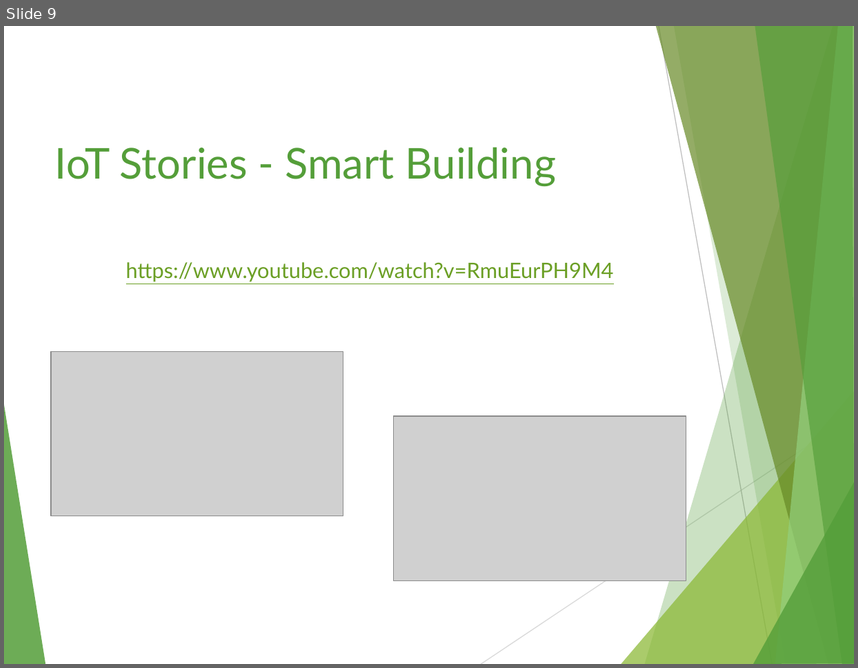
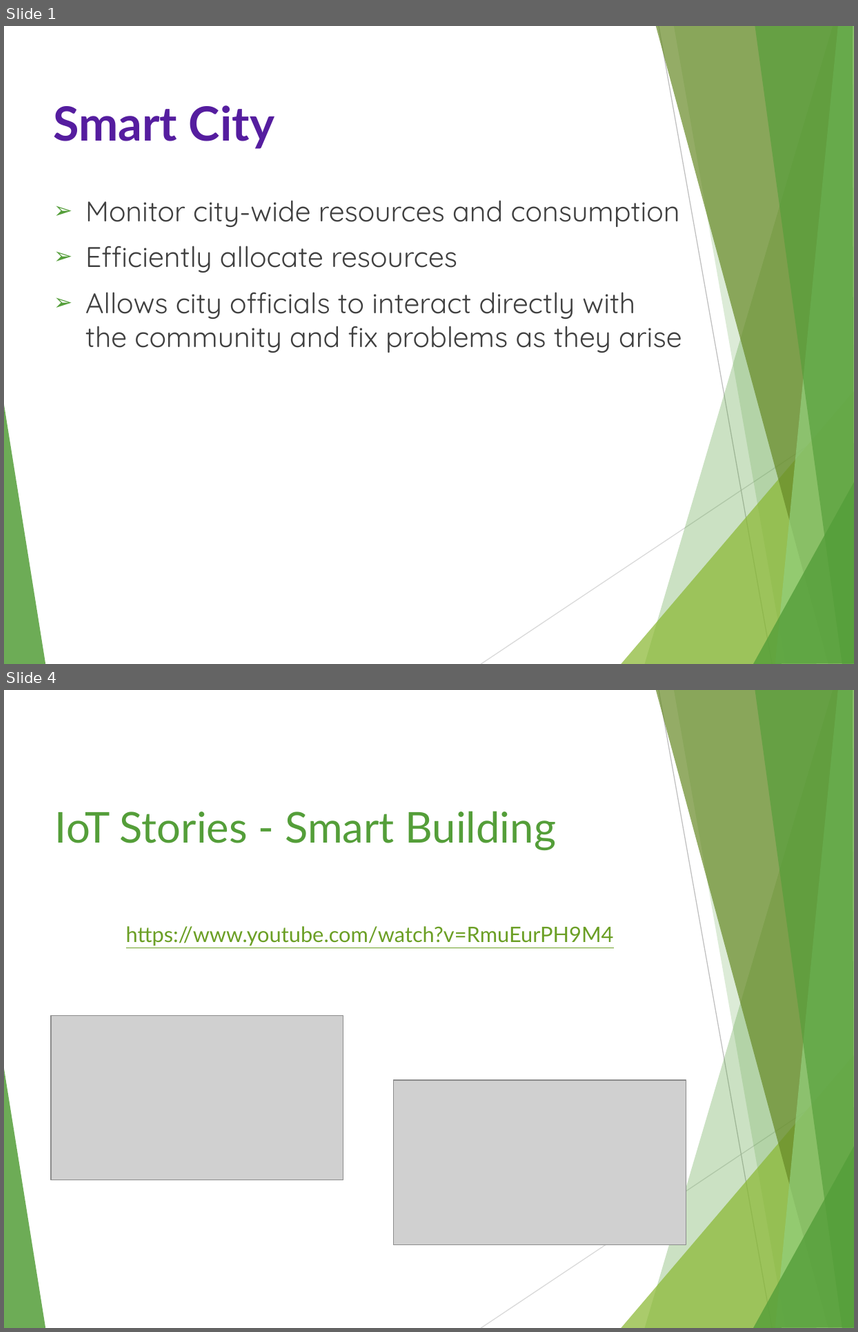
Before and after one commit to Idancw/Arduino-2017S, a slide deck: Presentation/Smart Cities.pptx. Shown one above the other, each under a label of ours: slide 9 before the commit, slides 1 and 4 after it; the slides between them are not shown. The pictures are 858x668 and 858x1332 pixels, drawn with LibreOffice and Linux fonts; fonts in the diff are those of the drawing; grey boxes stand for pictures. Boxes give left, top, right and bottom in pixels: in the first picture for what was removed or moved away, otherwise in the second. Text is boxed around its words. In the diff, an @@ line names an element or a change of style, - is before the commit and + after.

```diff
--- a/Presentation/Smart Cities.pptx
+++ b/Presentation/Smart Cities.pptx
@@ slide 1 added at (x1=4, y1=26, x2=854, y2=664), background #FFFFFF; not listed: 10 template elements that a slide beside it also shows @@
@@ text added at (x1=54, y1=105, x2=274, y2=149), 40 pt, text #551D9F, bold @@
+Smart City
@@ text added at (x1=85, y1=200, x2=682, y2=352), 24 pt, text #404040 @@
+➢ Monitor city-wide resources and consumption
+➢ Efficiently allocate resources
+➢ Allows city officials to interact directly with the community and fix problems as they arise
@@ what was slide 9 is now slide 4 @@
```
Also in this commit, not shown: 2 slides changed, 6 slides removed.
